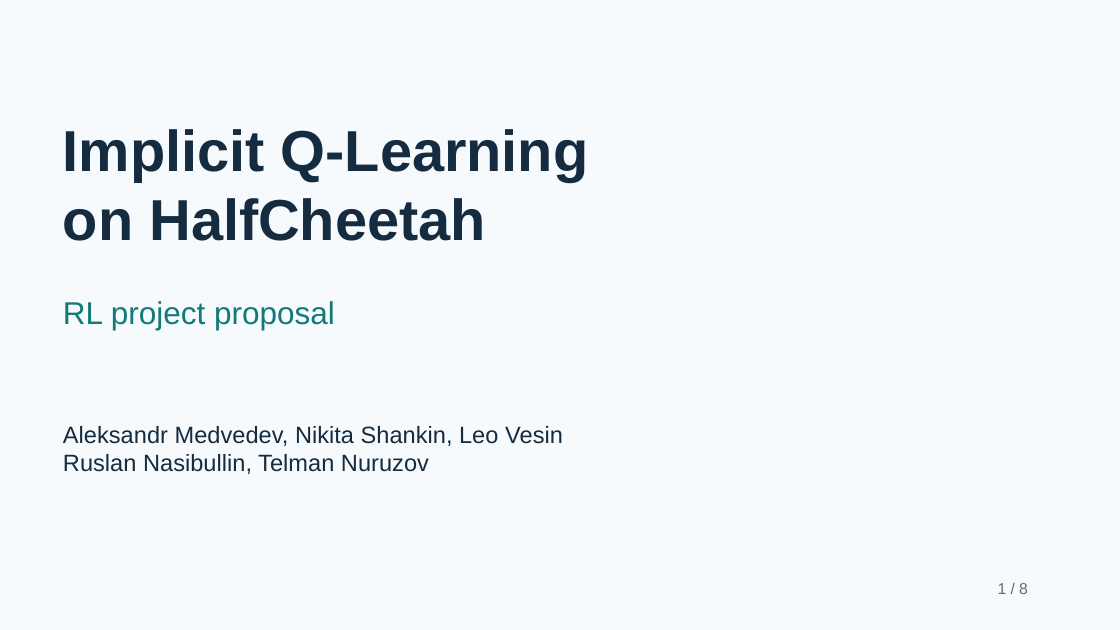
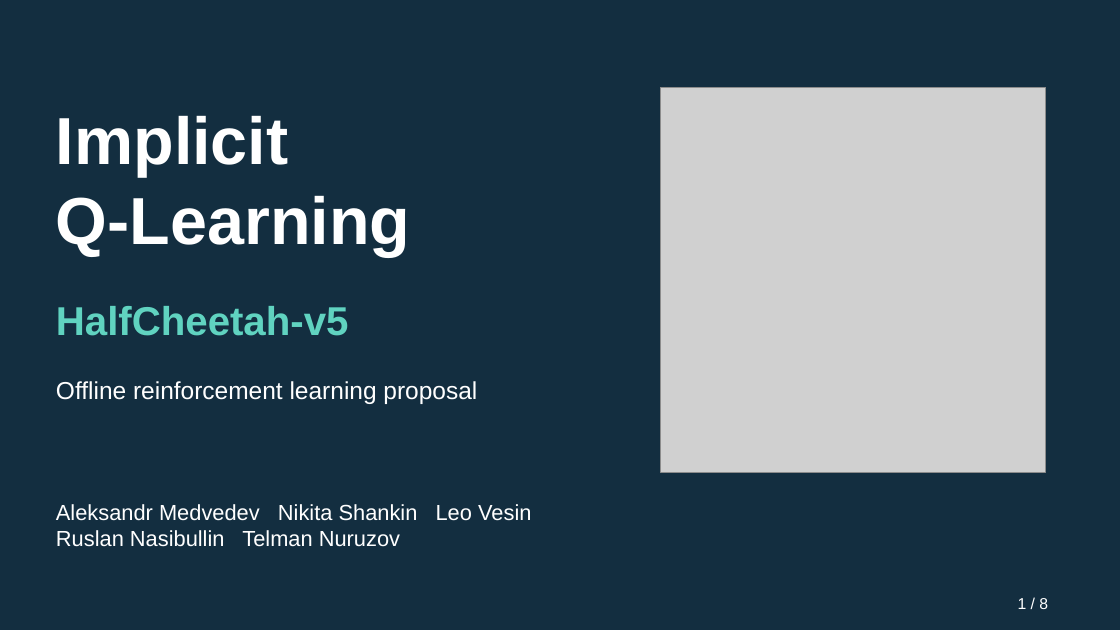
Before and after one commit to MedvAx-AI/iql-halfcheetah, a slide deck: slide 1 of docs/presentation/IQL_RL_Proposal.pptx. Drawn at 1120x630 pixels with LibreOffice and Linux fonts; fonts in the diff are those of the drawing; grey boxes stand for pictures. Boxes give left, top, right and bottom in pixels: in the first picture for what was removed or moved away, otherwise in the second. Text is boxed around its words. In the diff, an @@ line names an element or a change of style, - is before the commit and + after.

```diff
--- a/docs/presentation/IQL_RL_Proposal.pptx
+++ b/docs/presentation/IQL_RL_Proposal.pptx
@@ background #F7FAFC to #132E40 @@
@@ picture added at (660, 87, 1045, 472) @@
@@ text at (56, 115, 410, 256): text changed; size 49.5 to 57 pt; text colour #142B40 to #FFFFFF @@
-Implicit Q-Learning
-on HalfCheetah
+Implicit
+Q-Learning
@@ text at (56, 306, 349, 336): text changed; size 27 to 34.5 pt; text colour #147A78 to #60D3C0; bold on @@
-RL project proposal
+HalfCheetah-v5
@@ text added at (56, 381, 477, 404), 21 pt, text #FFFFFF @@
+Offline reinforcement learning proposal
@@ text at (56, 504, 531, 547): text changed; size 20.2 to 18.8 pt; text colour #142B40 to #FFFFFF @@
-Aleksandr Medvedev, Nikita Shankin, Leo Vesin
-Ruslan Nasibullin, Telman Nuruzov
+Aleksandr Medvedev Nikita Shankin Leo Vesin
+Ruslan Nasibullin Telman Nuruzov
@@ text "1 / 8": place and size @@
-text "1 / 8" at (998, 583, 1028, 594)
+text "1 / 8" at (1018, 598, 1048, 609)
@@ text "1 / 8" at (1018, 598, 1048, 609): text colour #5B6D7A to #FFFFFF @@
```
Also in this commit, not shown: 2 other slides changed, 5 slides added, 5 slides removed, 7 other files.
